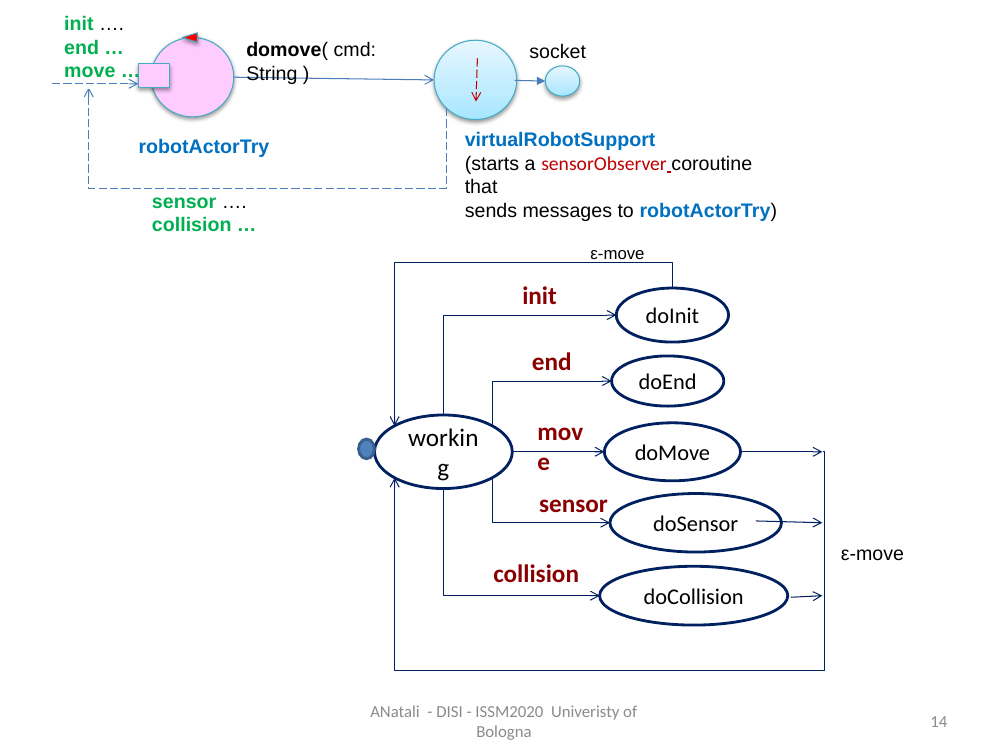
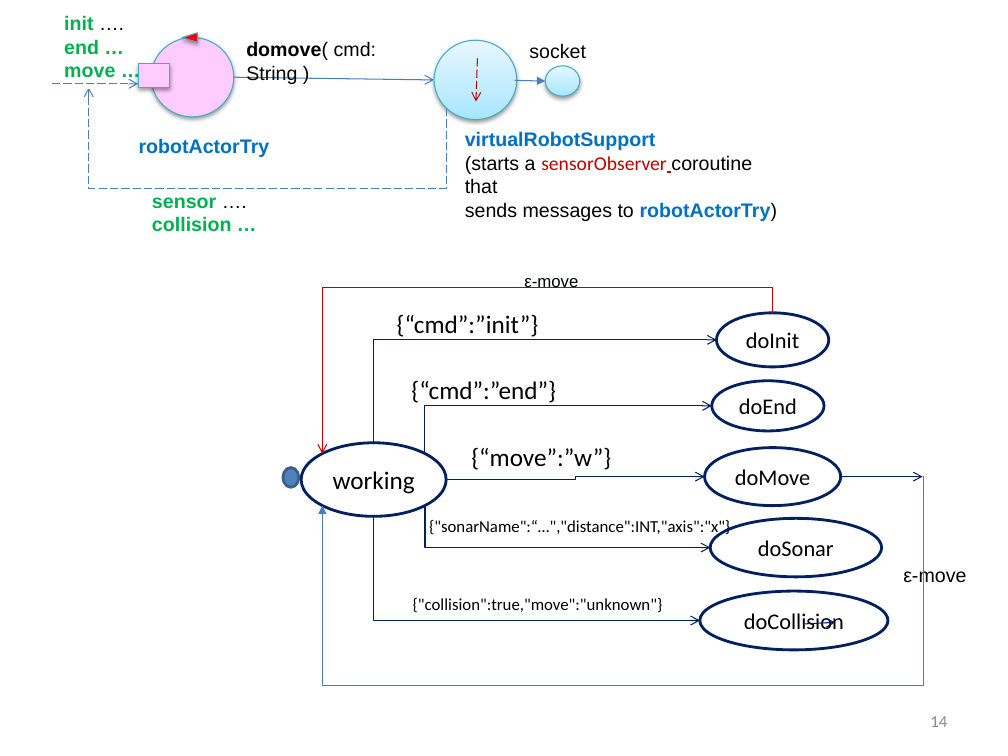
Before and after one commit to anatali/iss2021Lab, a slide deck: slide 14 of it.unibo.issLabStart/userDocs/ISSM2020Figs.pptx. Drawn at 1008x756 pixels with LibreOffice and Linux fonts; fonts in the diff are those of the drawing. Boxes give left, top, right and bottom in pixels: in the first picture for what was removed or moved away, otherwise in the second. Text is boxed around its words. In the diff, an @@ line names an element or a change of style, - is before the commit and + after.

```diff
--- a/it.unibo.issLabStart/userDocs/ISSM2020Figs.pptx
+++ b/it.unibo.issLabStart/userDocs/ISSM2020Figs.pptx
@@ text "ε-move": place and size @@
-text "ε-move" at (590,250,644,263)
+text "ε-move" at (524,278,578,288)
@@ elbow arrow moved from (672, 288) - (395, 425) to (773, 312) - (323, 454) @@
@@ elbow arrow (773, 312) - (323, 454): stroke #002060 0.75 pt to #C00000 0.75 pt @@
@@ text at (397,314,539,337): text changed; text colour #8A0000 to #000000; bold off @@
-init
+{“cmd”:”init”}
@@ elbow arrow moved from (444, 415) - (616, 316) to (374, 443) - (717, 340) @@
@@ text at (411,380,556,406): text changed; text colour #8A0000 to #000000; bold off @@
-end
+{“cmd”:”end”}
@@ elbow arrow moved from (492, 425) - (612, 381) to (425, 454) - (712, 406) @@
@@ ellipse "working": place and size @@
-ellipse "working" at (375,415,513,489)
+ellipse "working" at (301,443,447,516)
@@ text at (471,447,611,470): text changed; text colour #8A0000 to #000000; bold off @@
-move
+{“move”:”w”}
@@ ellipse: place and size @@
-ellipse at (359,439,375,460)
+ellipse at (283,468,299,488)
@@ elbow arrow moved from (823, 452) - (395, 478) to (922, 477) - (323, 506) @@
@@ elbow arrow (922, 477) - (323, 506): stroke #002060 0.75 pt to #4B7EBC 0.75 pt; arrowheads changed @@
@@ elbow arrow moved from (512, 452) - (605, 452) to (447, 480) - (705, 477) @@
@@ elbow arrow moved from (492, 478) - (610, 523) to (425, 506) - (711, 547) @@
@@ text removed at (539,499,608,513) @@
-sensor
@@ elbow arrow moved from (444, 489) - (600, 596) to (374, 516) - (700, 621) @@
@@ text added at (429,520,730,537), 12 pt, text #000000 @@
+{"sonarName":“…","distance":INT,"axis":"x"}
@@ 5 ellipses, 1 arrow: place and size @@
-5 ellipses, 1 arrow at (600,288,823,625)
+5 ellipses, 1 arrow at (700,312,922,649)
@@ arrow removed from (756, 521) to (823, 523) @@
@@ text removed at (493,564,579,583) @@
-collision
@@ text in ellipse at (758,540,834,556): text changed @@
-doSensor
+doSonar
@@ text "ε-move" rewrapped from (841,549,904,561) to (903,566,966,586) @@
@@ text added at (413,598,663,613), 12 pt, text #000000 @@
+{"collision":true,"move":"unknown"}
@@ arrow moved from (791, 598) - (823, 596) to (804, 624) - (836, 622) @@
@@ text removed at (370,705,637,740) @@
-ANatali - DISI - ISSM2020 Univeristy of Bologna
```
Also in this commit, not shown: 1 other slide changed, 42 other files.
